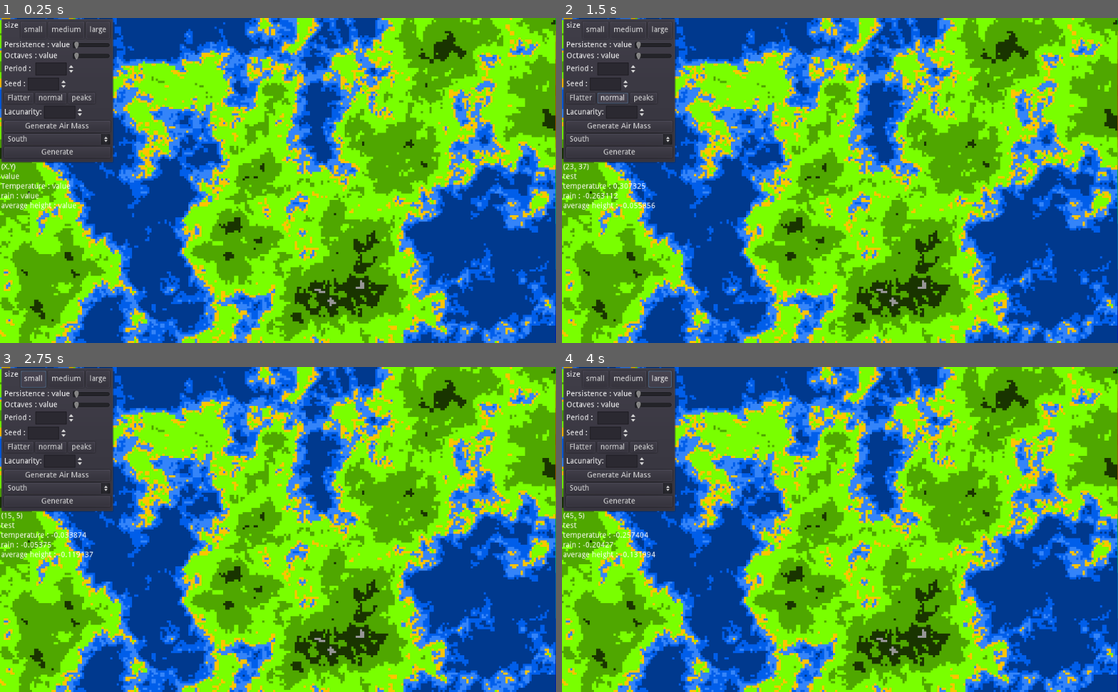
Above: before the commit, frames 1-4 (two rows, left to right).
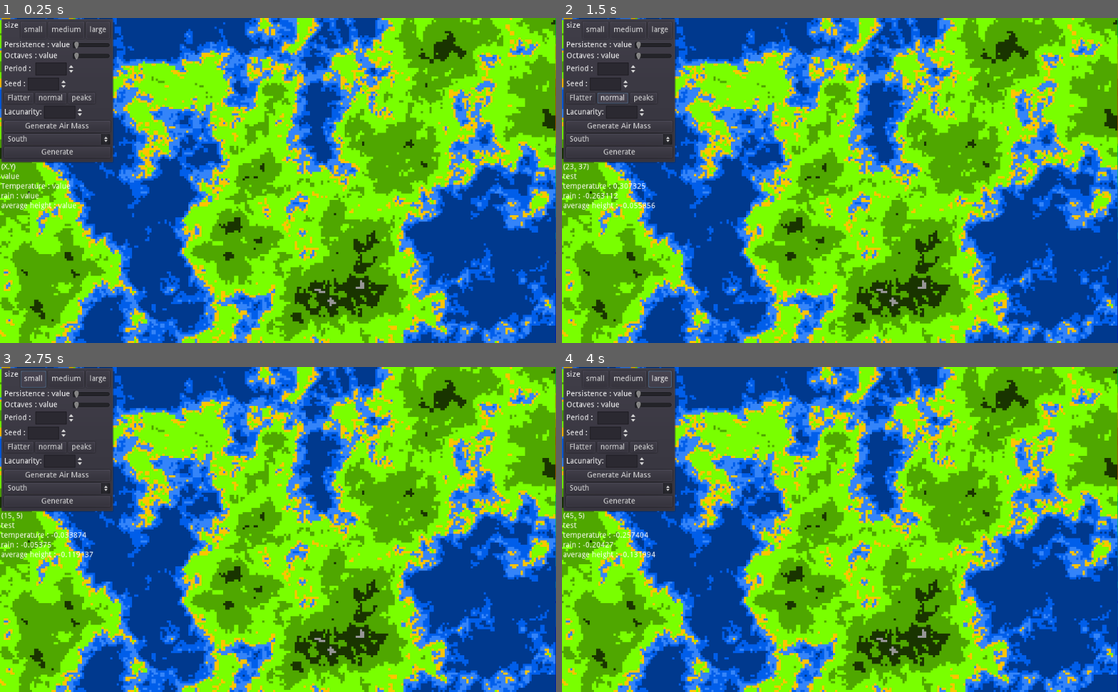
Above: after the commit, the same moments.

Repository: JSLucena/World-Generator
Game: Godot game, scene res://scenes/Generator.tscn
The game is run twice, just before and just after one commit, with the same random seed, the same clock (stepped at 60 frames per second) and the same inputs.
Inputs:
- Up to frame 1 (0.25 s): no input
- Up to frame 2 (1.5 s): click "normal" at 0.5 s; click "normal" at 1.25 s
- Up to frame 3 (2.75 s): click "small" at 2 s
- Up to frame 4 (4 s): click "medium" at 2.75 s; click "large" at 3.5 s

The runs differ from the first frame. In frame 1, less than 0.1% of the frame differs, in the area x 99-100%, y 1-90%; in frame 2, less than 0.1%; in frame 3, less than 0.1%; in frame 4, less than 0.1%.

Commit message:
I research some biomes to put in the world, also Iredid the neighbour calculation during the air mass update

Diff:
--- a/scripts/Generator.gd
+++ b/scripts/Generator.gd
@@ -280,35 +280,45 @@
 
 
 func apply_airmass(airmass):
+	var point_dict = {}
 	var start_point = airmass.get_point_position(0)/4
-	for i in range(0,airmass.get_point_count(),5): #Need a better solution. Im not sure if storing all points in a list and searching it is viable
+	for i in range(0,airmass.get_point_count()): #Need a better solution. Im not sure if storing all points in a list and searching it is viable
 		var current_point = airmass.get_point_position(i)/4
-		for x in range(0,10):
-			for y in range(0,10):
+		for x in range(0,16):
+			for y in range(0,16):
 				#We look for the closest tiles in range 10 near our point
 				var new_point = current_point + Vector2(x,y)
 				if new_point.x >= 0 and new_point.y >= 0 and new_point.x < size_x and new_point.y < size_y: #boundary check
-					var old_temperature = biome_parameters[new_point][0]
-					var old_rain = biome_parameters[new_point][1]
-					var new_temperature = calculate_new_tile_parameters(old_temperature,biome_parameters[start_point][0],max(x,y))
-					var new_rain = calculate_new_tile_parameters(old_rain,biome_parameters[start_point][1],max(x,y))
-					var new_type = biome_parameters[new_point][2]
-					biome_parameters[new_point] = [new_temperature,new_rain,new_type,biome_parameters[new_point][3]] #After all calculations are ready, we update the values
+					if !(point_dict.has(new_point)):
+						var old_temperature = biome_parameters[new_point][0]
+						var old_rain = biome_parameters[new_point][1]
+						var new_temperature = calculate_new_tile_parameters(old_temperature,biome_parameters[start_point][0],max(x,y))
+						var new_rain = calculate_new_tile_parameters(old_rain,biome_parameters[start_point][1],max(x,y))
+						var new_type = biome_parameters[new_point][2] # replace
+						biome_parameters[new_point] = [new_temperature,new_rain,new_type,biome_parameters[new_point][3]] #After all calculations are ready, we update the values
+						point_dict[new_point] = 1
 	redraw_climate_maps()
 
 
 func calculate_new_tile_parameters(current_value,modifier,distance): #damn hahaha, is there a better way to do this?
 	match distance:
-		0: return current_value + modifier * 0.6
-		1: return current_value + modifier * 0.5
-		2: return current_value + modifier * 0.4
-		3: return current_value + modifier * 0.3
-		4: return current_value + modifier * 0.2
-		5: return current_value + modifier * 0.1
-		6: return current_value + modifier * 0.08
-		7: return current_value + modifier * 0.06
-		8: return current_value + modifier * 0.04
-		9: return current_value + modifier * 0.02
+		0: return current_value + modifier * 0.8
+		1: return current_value + modifier * 0.75
+		2: return current_value + modifier * 0.65
+		3: return current_value + modifier * 0.5
+		4: return current_value + modifier * 0.4
+		5: return current_value + modifier * 0.3
+		6: return current_value + modifier * 0.2
+		7: return current_value + modifier * 0.1
+		8: return current_value + modifier * 0.08
+		9: return current_value + modifier * 0.07
+		10: return current_value + modifier * 0.06
+		11: return current_value + modifier * 0.05
+		12: return current_value + modifier * 0.03
+		13: return current_value + modifier * 0.01
+		14: return current_value + modifier * 0.008
+		15: return current_value + modifier * 0.004
+		16: return current_value + modifier * 0.002
 
 
 
@@ -329,7 +339,7 @@
 	else:
 		exponent = float(-y)/size_y
 	if height > 0:
-		return temperature + exponent/8 - pow(height,2)
+		return temperature + exponent/8 - abs(pow(height,1))
 	else:
 		 return temperature + exponent/8
 func modify_rain(rain, height):
Not shown, added: dev-notes/biomes.txt
